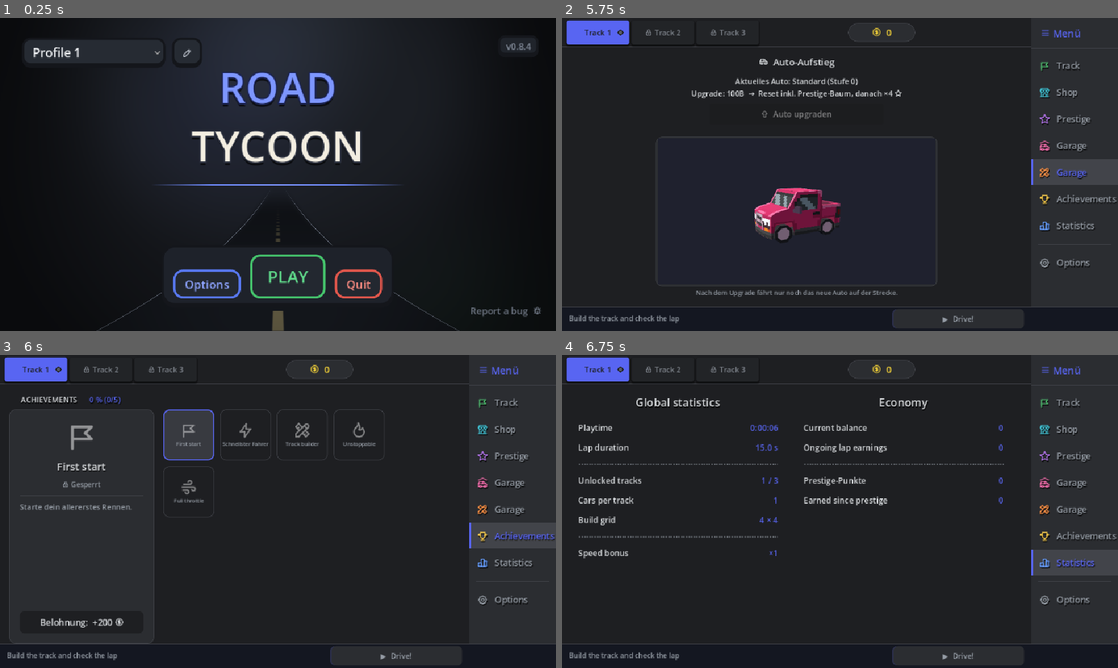
Above: before the commit, frames 1-4 (two rows, left to right).
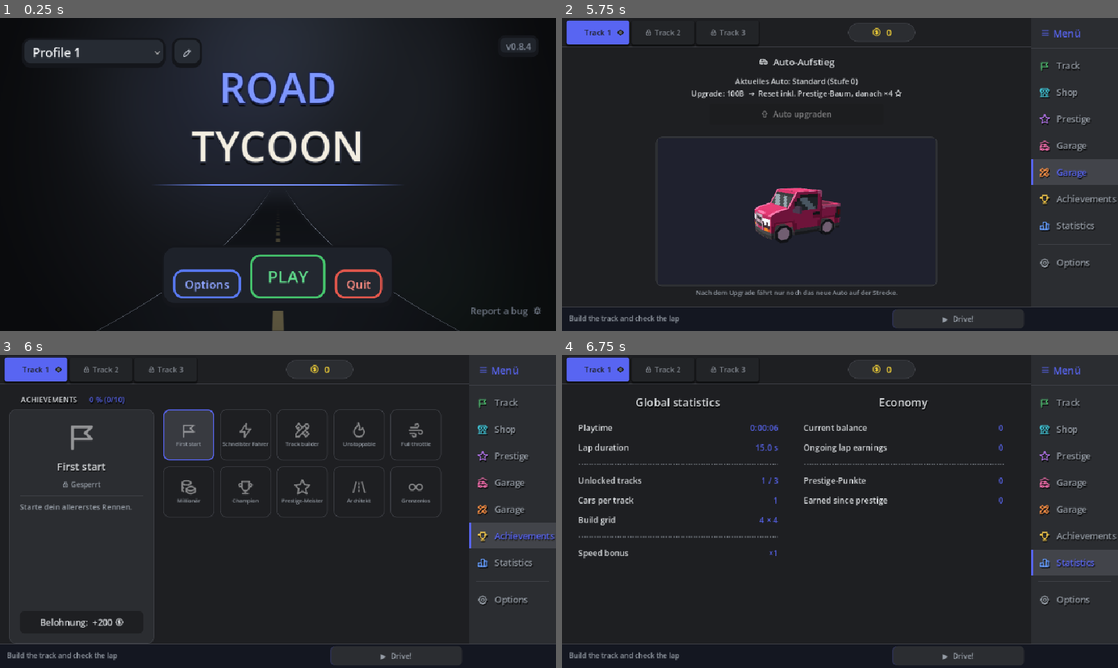
Above: after the commit, the same moments.

Repository: CivoAA/race-game
Game: Godot game, scene res://scenes/MainMenu.tscn
The game is run twice, just before and just after one commit, with the same random seed, the same clock (stepped at 60 frames per second) and the same inputs.
Inputs:
- Up to frame 1 (0.25 s): no input
- Up to frame 2 (5.75 s): click "PLAY" at 0.5 s; click "Track 1" at 1.25 s; click "" at 2 s; click "" at 2.75 s; click "" at 3.5 s; click "ﱷ" at 4.25 s; click "" at 5 s
- Up to frame 3 (6 s): click "" at 5.75 s
- Up to frame 4 (6.75 s): click "" at 6.5 s

Frames 1-2 are identical in both runs. In frame 3, 0.8% of the frame differs, in the area x 20-80%, y 13-52%; in frame 4, nothing differs.

Commit message:
neue Erfolge + flexgrid test

Diff:
--- a/scripts/GlobalModal.gd
+++ b/scripts/GlobalModal.gd
@@ -877,7 +877,6 @@
 
 const ACH_LEFT_W = 250    # Breite der Beschreibungs-Spalte links
 const ACH_TILE   = 88     # Kachelgröße (quadratisch)
-const ACH_COLS   = 4      # Spalten im Kachelraster
 
 var _ach_data:     Array = []
 var _ach_tiles:    Array = []   # je {"btn": Button, "sb": StyleBoxFlat, "done": bool}
@@ -896,7 +895,12 @@
 		{"icon": Icons.BOLT,   "name": "Schnellster Fahrer", "desc": "Beende ein Rennen in unter 60 Sekunden.",    "reward": "+500 "   + Icons.COIN, "done": false},
 		{"icon": Icons.TOOLS,  "name": "Streckenbauer",      "desc": "Erstelle 10 verschiedene Strecken.",         "reward": "+1.000 " + Icons.COIN, "done": false},
 		{"icon": Icons.FLAME,  "name": "Unaufhaltsam",       "desc": "Gewinne 5 Rennen in Folge ohne Niederlage.", "reward": "+2.000 " + Icons.COIN, "done": false},
-		{"icon": Icons.WIND,   "name": "Vollgas",            "desc": "Erreiche die maximale Geschwindigkeit.",     "reward": "+750 "   + Icons.COIN, "done": false},
+		{"icon": Icons.WIND,   "name": "Vollgas",            "desc": "Erreiche die maximale Geschwindigkeit.",     "reward": "+750 "    + Icons.COIN, "done": false},
+		{"icon": Icons.COINS,  "name": "Millionär",          "desc": "Besitze zum ersten Mal 1.000.000 Währung.",  "reward": "+5.000 "  + Icons.COIN, "done": false},
+		{"icon": Icons.TROPHY, "name": "Champion",           "desc": "Gewinne insgesamt 50 Rennen.",               "reward": "+10.000 " + Icons.COIN, "done": false},
+		{"icon": Icons.STAR,   "name": "Prestige-Meister",   "desc": "Führe deinen ersten Prestige durch.",        "reward": "+5 "      + Icons.STAR, "done": false},
+		{"icon": Icons.ROAD,   "name": "Architekt",          "desc": "Baue eine Strecke mit 100 Feldern.",         "reward": "+3.000 "  + Icons.COIN, "done": false},
+		{"icon": Icons.INFINITY,"name": "Grenzenlos",        "desc": "Schalte den Endlos-Modus frei.",             "reward": "+1.500 "  + Icons.COIN, "done": false},
 	]
 	_ach_tiles.clear()
 	_ach_selected = -1
@@ -1011,8 +1015,10 @@
 	scroll.size_flags_vertical   = Control.SIZE_EXPAND_FILL
 	scroll.horizontal_scroll_mode = ScrollContainer.SCROLL_MODE_DISABLED
 
-	var grid := GridContainer.new()
-	grid.columns = ACH_COLS
+	# HFlowContainer statt GridContainer: bricht die fix großen Kacheln automatisch um,
+	# sodass je nach Fensterbreite so viele nebeneinander passen, wie Platz haben.
+	var grid := HFlowContainer.new()
+	grid.size_flags_horizontal = Control.SIZE_EXPAND_FILL
 	grid.add_theme_constant_override("h_separation", 10)
 	grid.add_theme_constant_override("v_separation", 10)
 	scroll.add_child(grid)
